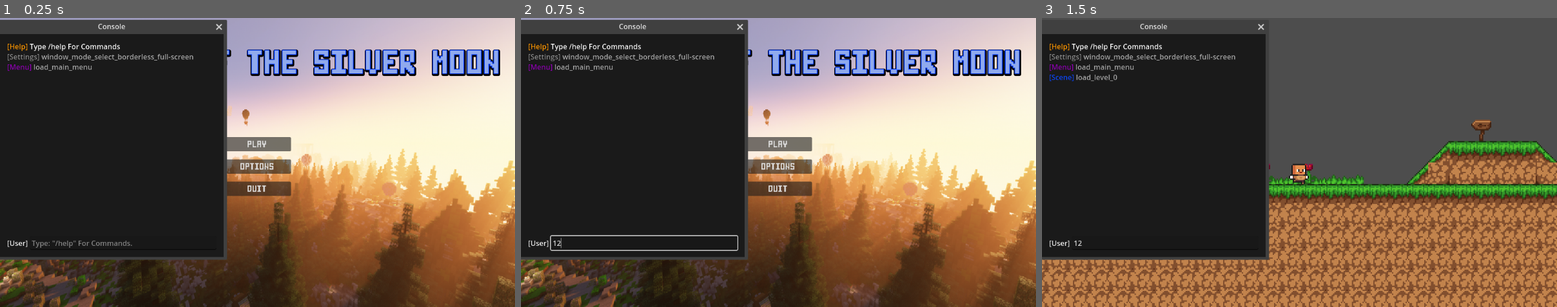
Above: before the commit, frames 1-3 (left to right).
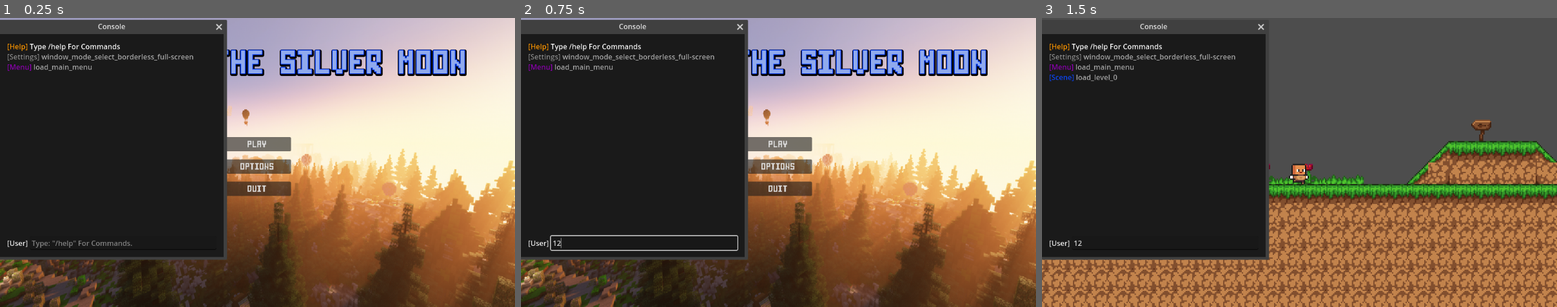
Above: after the commit, the same moments.

Repository: NicholasJDi/LOTSM-Revolving-Memories
Game: Godot game, scene res://Scenes/Menus/Main_Menu.tscn
The game is run twice, just before and just after one commit, with the same random seed, the same clock (stepped at 60 frames per second) and the same inputs.
Inputs (mouse positions are in pixels of both pictures, inside the frame that each line leads up to):
- Up to frame 1 (0.25 s): no input
- Up to frame 2 (0.75 s): click (644, 243) at 0.52 s; type "12" at 0.6 s
- Up to frame 3 (1.5 s): click "Play" at 1.25 s

The runs differ from the first frame. In frame 1, 3.6% of the frame differs, in the area x 44-98%, y 10-21%; in frame 2, 3.6%; in frame 3, nothing differs.

Commit message:
SaveManager Fix
Changes How The Save Manager Works.

Diff:
--- a/Scenes/Menus/Main_Menu.tscn
+++ b/Scenes/Menus/Main_Menu.tscn
@@ -61,7 +61,7 @@
 
 [node name="Title" type="Label" parent="Main_Menu/VBoxContainer"]
 layout_mode = 2
-text = "The Legend Of The Silver Moon"
+text = "Legend Of The Silver Moon"
 label_settings = SubResource("LabelSettings_6wdit")
 horizontal_alignment = 1
 vertical_alignment = 1
--- a/Scripts/Levels/level_0.gd
+++ b/Scripts/Levels/level_0.gd
@@ -2,8 +2,3 @@
 
 func _ready() -> void:
 	pass
-
-
-func _process(delta: float) -> void:
-	if Global.Paused:
-		Console.print("Global", "Output", get_tree().paused)
--- a/Scripts/Menus/Options_Menu/options_menu.gd
+++ b/Scripts/Menus/Options_Menu/options_menu.gd
@@ -7,5 +7,5 @@
 func _on_back_pressed() -> void:
 	SignalBus.Emit_Exit_Options_Menu()
 	Console.Print("Save", "Output", "save_options_data: %s" % SettingsDataContainer.create_storage_dictionary())
-	SaveManager.save_settings_data(SettingsDataContainer.create_storage_dictionary())
+	SaveManager.Save_Data(SettingsDataContainer.create_storage_dictionary(), "Settings")
 	Console.Print("Menu", "Output", "load_main_menu")
--- a/Scripts/Other/console.gd
+++ b/Scripts/Other/console.gd
@@ -168,6 +168,6 @@
 		Console.Print("Help", "Error", "Command Not Found")
 	elif success == "Syn":
 		Console.Print("Help", "Error", "Invalid Syntax")
-	SaveManager.save_console_data(Console.create_storage_dictionary())
+	SaveManager.Save_Data(Console.create_storage_dictionary(), "Console")
 	if success == "Qui":
 		get_tree().quit()
--- a/Scripts/Other/player.gd
+++ b/Scripts/Other/player.gd
@@ -45,7 +45,6 @@
 	SignalBus.Game_Frozen.connect(Game_Frozen)
 
 func _physics_process(_delta):
-	frozen = Global.Paused
 	if not frozen and get_window().has_focus():
 		if animated_sprite.animation == "jump_start" and is_on_floor():
 			animated_sprite.play("jump_end")
--- a/autoloads/Console.gd
+++ b/autoloads/Console.gd
@@ -41,3 +41,7 @@
 	Type = data.Type
 	Username = data.Username
 	Last_Commands = data.Last_Commands
+
+func  _input(event: InputEvent) -> void:
+	if event.is_action_pressed("console_show"):
+		ConsoleWindow.show()
--- a/autoloads/Global.gd
+++ b/autoloads/Global.gd
@@ -1,3 +1 @@
 extends Node
-
-var Paused : bool = false
--- a/autoloads/SaveManager.gd
+++ b/autoloads/SaveManager.gd
@@ -1,47 +1,36 @@
 extends Node
 
-const SETTINGS_SAVE_PATH = "user://Options.txt"
-const CONSOLE_SAVE_PATH = "user://Console.txt"
+const Data_Path : Dictionary = {
+	"Settings" : "user://Options.txt",
+	"Console" : "user://Console.txt"
+}
 
 var settings_data_dict = {}
 
 
 func _ready():
-	load_settings_data()
-	load_console_data()
+	Load_Data("Settings")
+	Load_Data("Console")
 
 
-func save_settings_data(data : Dictionary):
-	var save_settings_data_file = FileAccess.open(SETTINGS_SAVE_PATH, FileAccess.WRITE)
-	var json_data_string = JSON.stringify(data)
-	save_settings_data_file.store_line(json_data_string)
+func Save_Data(Data : Dictionary, Type : String):
+	var File = Data_Path[Type]
+	var save_data_file = FileAccess.open(File, FileAccess.WRITE)
+	var json_data_string = JSON.stringify(Data)
+	save_data_file.store_line(json_data_string)
 
-func load_settings_data():
-	if not FileAccess.file_exists(SETTINGS_SAVE_PATH):
+func Load_Data(Type : String):
+	var File = Data_Path[Type]
+	if not FileAccess.file_exists(File):
 		return
-	var save_settings_data_file = FileAccess.open(SETTINGS_SAVE_PATH, FileAccess.READ)
-	var Loaded_Settings_Data : Dictionary = {}
-	while save_settings_data_file.get_position() < save_settings_data_file.get_length():
-		var json_string = save_settings_data_file.get_line()
+	var save_data_file = FileAccess.open(File, FileAccess.READ)
+	var Loaded_Data : Dictionary = {}
+	while save_data_file.get_position() < save_data_file.get_length():
+		var json_string = save_data_file.get_line()
 		var json = JSON.new()
 		var _passed_result = json.parse(json_string)
-		Loaded_Settings_Data = json.get_data()
-	SettingsDataContainer.on_settings_data_loaded(Loaded_Settings_Data)
-
-
-func save_console_data(data : Dictionary):
-	var save_console_data_file = FileAccess.open(CONSOLE_SAVE_PATH, FileAccess.WRITE)
-	var json_data_string = JSON.stringify(data)
-	save_console_data_file.store_line(json_data_string)
-
-func load_console_data():
-	if not FileAccess.file_exists(CONSOLE_SAVE_PATH):
-		return
-	var save_console_data_file = FileAccess.open(CONSOLE_SAVE_PATH, FileAccess.READ)
-	var Loaded_Console_Data : Dictionary = {}
-	while save_console_data_file.get_position() < save_console_data_file.get_length():
-		var json_string = save_console_data_file.get_line()
-		var json = JSON.new()
-		var _passed_result = json.parse(json_string)
-		Loaded_Console_Data = json.get_data()
-	Console.on_console_data_loaded(Loaded_Console_Data)
+		Loaded_Data = json.get_data()
+	if Type == "Settings":
+		SettingsDataContainer.on_settings_data_loaded(Loaded_Data)
+	elif Type == "Console":
+		Console.on_console_data_loaded(Loaded_Data)
--- a/project.godot
+++ b/project.godot
@@ -67,6 +67,11 @@
 "events": [Object(InputEventMouseButton,"resource_local_to_scene":false,"resource_name":"","device":-1,"window_id":0,"a …(257 unchanged characters)…
 ]
 }
+console_show={
+"deadzone": 0.5,
+"events": [Object(InputEventKey,"resource_local_to_scene":false,"resource_name":"","device":-1,"window_id":0,"alt_pressed":false,"shift_pressed":true,"ctrl_pressed":true,"meta_pressed":false,"pressed":false,"keycode":0,"physical_keycode":67,"key_label":0,"unicode":67,"location":0,"echo":false,"script":null)
+]
+}
 console_lose_focus={
 "deadzone": 0.5,
 "events": [Object(InputEventMouseButton,"resource_local_to_scene":false,"resource_name":"","device":-1,"window_id":0,"a …(256 unchanged characters)…
Not shown, added: <null>
